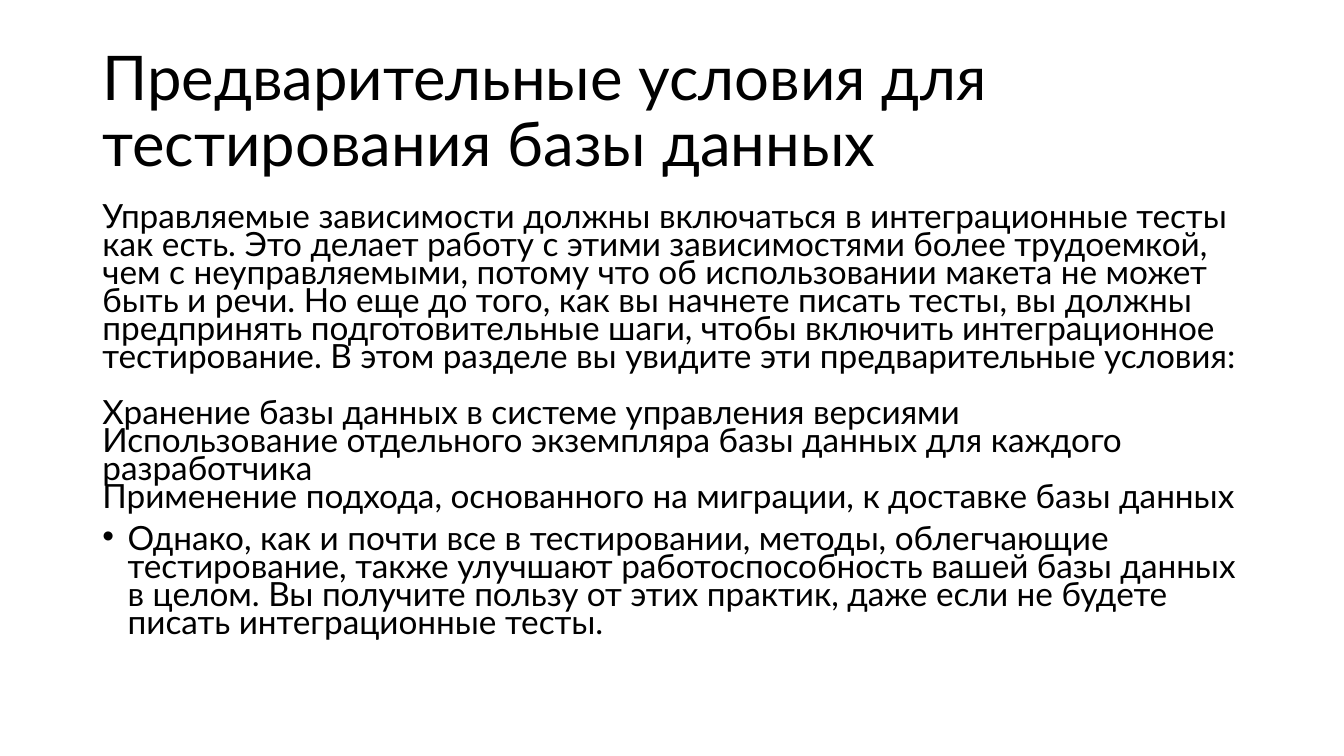
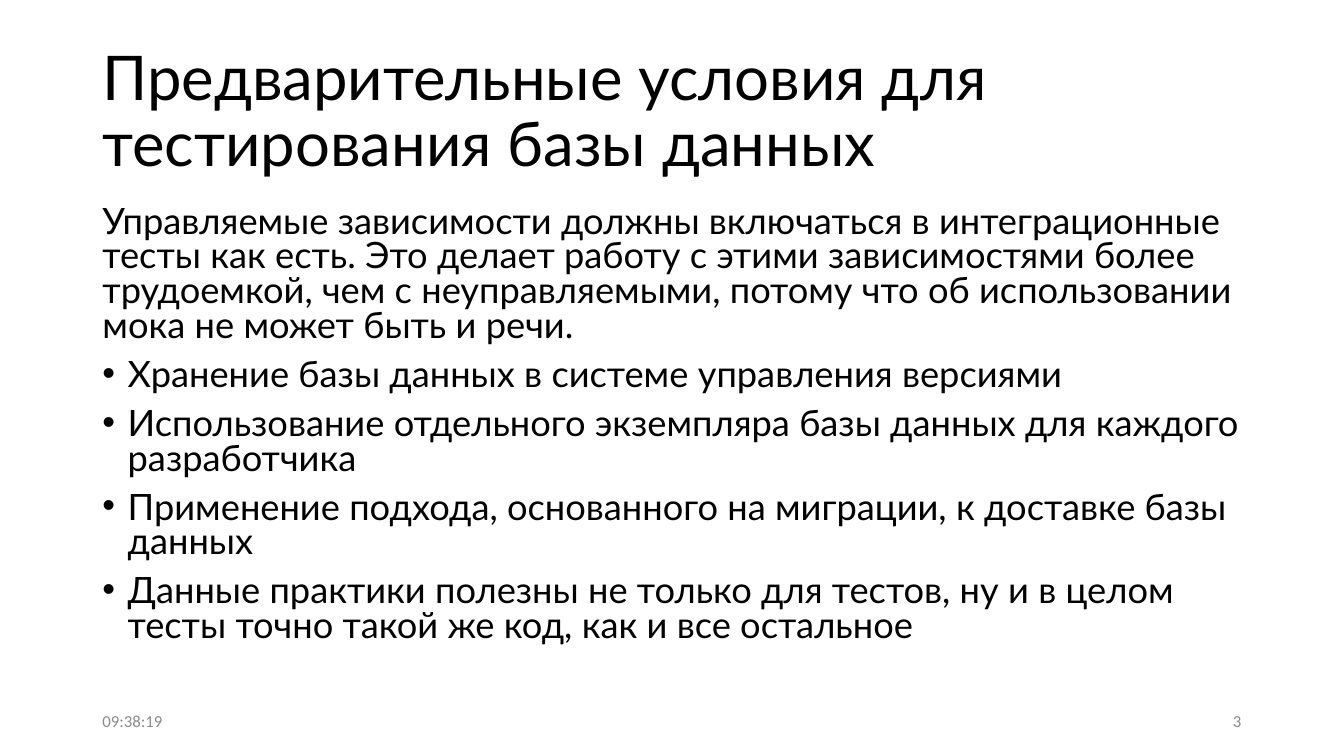
Before and after one commit to Sa1Gur/DbTest.Containers, a slide deck: slide 3 of DbaseTesting.pptx. Drawn at 1344x756 pixels with LibreOffice and Linux fonts; fonts in the diff are those of the drawing. Boxes give left, top, right and bottom in pixels: in the first picture for what was removed or moved away, otherwise in the second. Text is boxed around its words. In the diff, an @@ line names an element or a change of style, - is before the commit and + after.

```diff
--- a/DbaseTesting.pptx
+++ b/DbaseTesting.pptx
@@ text at bbox=[102, 208, 1239, 645]: text changed; size 23.8 to 25.9 pt @@
-Управляемые зависимости должны включаться в интеграционные тесты как есть. Это делает работу с этими зависимостями более трудоемкой, чем с неуправляемыми, потому что об использовании макета не может быть и речи. Но еще до того, как вы начнете писать тесты, вы должны предпринять подготовительные шаги, чтобы включить интеграционное тестирование. В этом разделе вы увидите эти предварительные условия:
-Хранение базы данных в системе управления версиями
-Использование отдельного экземпляра базы данных для каждого разработчика
-Применение подхода, основанного на миграции, к доставке базы данных
-• Однако, как и почти все в тестировании, методы, облегчающие тестирование, также улучшают работоспособность вашей базы данных в целом. Вы получите пользу от этих практик, даже если не будете писать интеграционные тесты.
+Управляемые зависимости должны включаться в интеграционные тесты как есть. Это делает работу с этими зависимостями более трудоемкой, чем с неуправляемыми, потому что об использовании мока не может быть и речи.
+• Хранение базы данных в системе управления версиями
+• Использование отдельного экземпляра базы данных для каждого разработчика
+• Применение подхода, основанного на миграции, к доставке базы данных
+• Данные практики полезны не только для тестов, ну и в целом тесты точно такой же код, как и все остальное
@@ text added at bbox=[102, 715, 162, 727], 12 pt, text #8C8C8C @@
+09:38:19
@@ page number added at bbox=[1233, 716, 1241, 727], 12 pt, text #8C8C8C @@
+3
```
Also in this commit, not shown: 66 other slides changed, 1 slide added, 2 slides removed.
